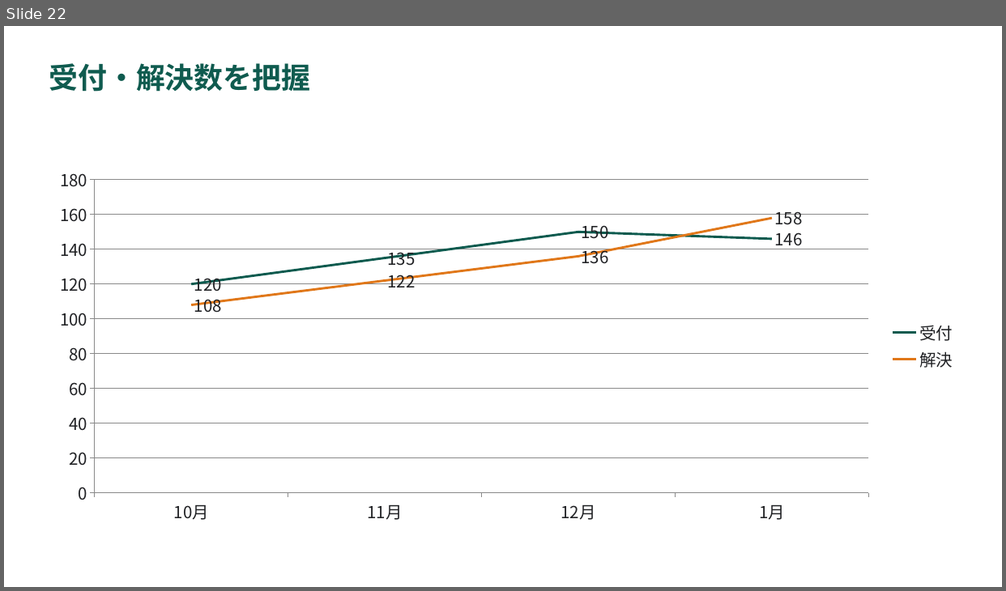
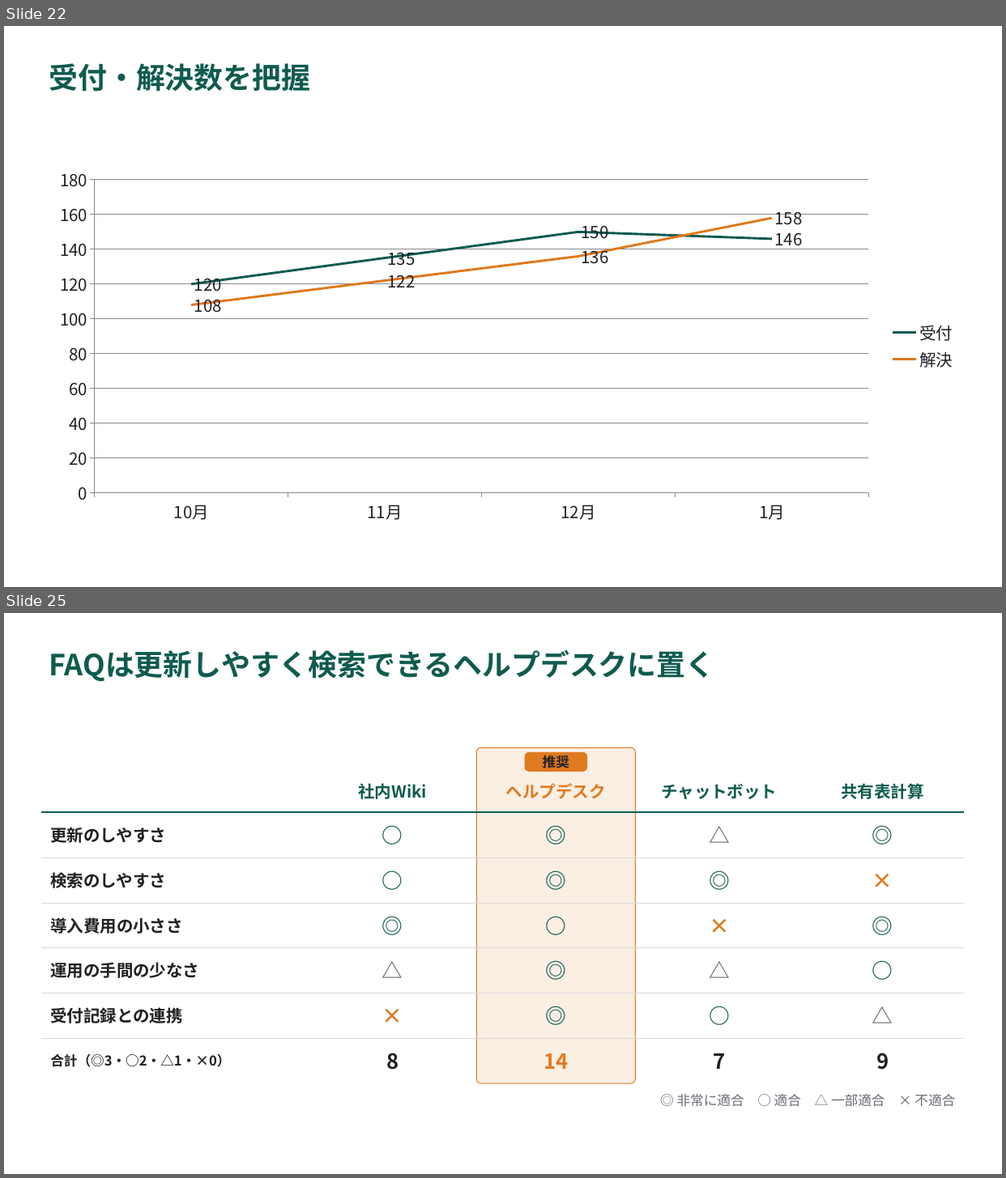
Before and after one commit to YHirano7/Artifacts, a slide deck: skills/pptx-deck/examples/component-gallery/component-gallery.pptx. Shown one above the other, each under a label of ours: slide 22 before the commit, slides 22 and 25 after it; the slides between them are not shown. The pictures are 1006x591 and 1006x1178 pixels, drawn with LibreOffice and Linux fonts; fonts in the diff are those of the drawing. Boxes give left, top, right and bottom in pixels: in the first picture for what was removed or moved away, otherwise in the second. Text is boxed around its words. In the diff, an @@ line names an element or a change of style, - is before the commit and + after.

```diff
--- a/skills/pptx-deck/examples/component-gallery/component-gallery.pptx
+++ b/skills/pptx-deck/examples/component-gallery/component-gallery.pptx
@@ slide 25 added at box(4, 613, 1002, 1174), background #FFFFFF @@
@@ title added at box(49, 650, 714, 682), 28 pt, text #0F5B4F, bold @@
+FAQは更新しやすく検索できるヘルプデスクに置く
@@ rounded rectangle added at box(476, 747, 635, 1084), fill #FBEFE4, outline #E07A1F 0.75 pt @@
@@ rounded rectangle added at box(524, 752, 587, 772), fill #E07A1F, 13 pt, text #202124, bold @@
+推奨
@@ text added at box(358, 783, 426, 799), 16 pt, text #0F5B4F, bold @@
+社内Wiki
@@ text added at box(506, 783, 606, 799), 16 pt, text #E07A1F, bold @@
+ヘルプデスク
@@ text added at box(661, 784, 777, 799), 16 pt, text #0F5B4F, bold @@
+チャットボット
@@ text added at box(841, 783, 923, 799), 16 pt, text #0F5B4F, bold @@
+共有表計算
@@ line added from (41, 813) to (965, 813), #0F5B4F 1.5 pt @@
@@ group added at box(50, 813, 965, 858): 5 texts @@
+更新のしやすさ
+○
+◎
+△
+◎
@@ line added from (41, 858) to (965, 858), #D9D9D9 0.75 pt @@
@@ group added at box(50, 858, 965, 903): 5 texts @@
+検索のしやすさ
+○
+◎
+◎
+×
@@ line added from (41, 903) to (965, 903), #D9D9D9 0.75 pt @@
@@ group added at box(50, 903, 965, 948): 5 texts @@
+導入費用の小ささ
+◎
+○
+×
+◎
@@ line added from (41, 948) to (965, 948), #D9D9D9 0.75 pt @@
@@ group added at box(50, 948, 965, 994): 5 texts @@
+運用の手間の少なさ
+△
+◎
+△
+○
@@ line added from (41, 994) to (965, 994), #D9D9D9 0.75 pt @@
@@ group added at box(50, 994, 965, 1038): 5 texts @@
+受付記録との連携
+×
+◎
+○
+△
@@ line added from (41, 1039) to (965, 1039), #D9D9D9 0.75 pt @@
@@ text added at box(50, 1054, 230, 1067), 13 pt, text #202124, bold @@
+合計（◎3・○2・△1・×0）
@@ text added at box(386, 1053, 398, 1070), 20 pt, text #202124, bold @@
+8
@@ text added at box(543, 1054, 568, 1069), 20 pt, text #E07A1F, bold @@
+14
@@ text added at box(713, 1054, 725, 1069), 20 pt, text #202124, bold @@
+7
@@ text added at box(876, 1053, 889, 1070), 20 pt, text #202124, bold @@
+9
@@ text added at box(677, 1094, 955, 1107), 13 pt, text #696C76 @@
+◎ 非常に適合 ○ 適合 △ 一部適合 × 不適合
```
Also in this commit, not shown: 10 other slides added, 26 other files.
